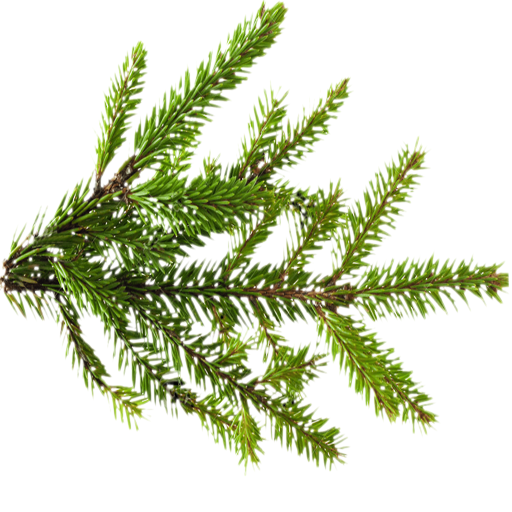
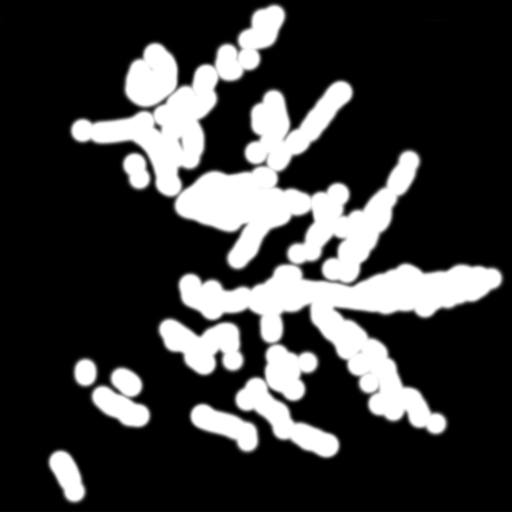
Revision of a layered (512, 512) image; what changed, layer by layer:
added layer "Snow" above "Layer 0 copy 2" over <box>44,0,508,508</box>
hid "Layer 0" over <box>0,0,510,477</box>
showed "Layer 1", painted on it over <box>0,0,512,512</box>
